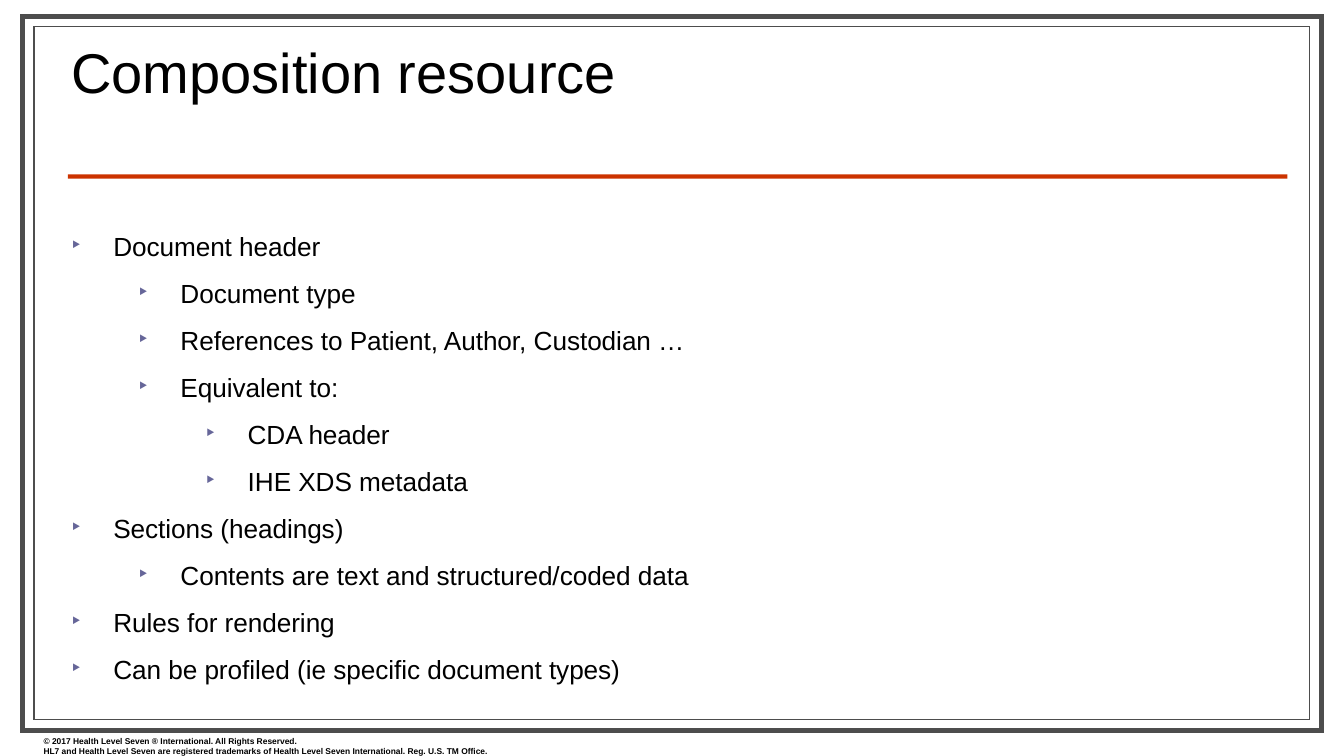
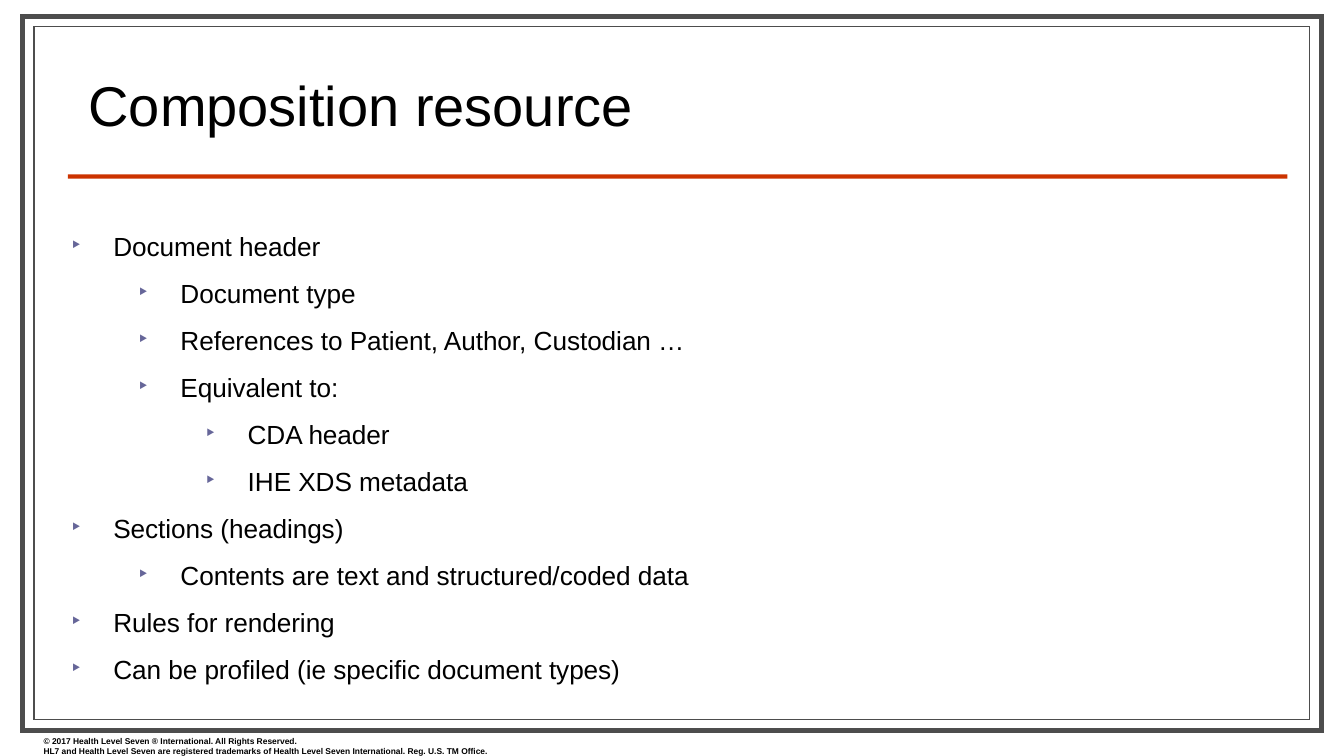
Before and after one commit to FHIR/documents, a slide deck: slide 52 of presentations/2018-01 Tutorials/Jan2018_FHIR for Clinicians.pptx (slide 54 before the commit). Drawn at 1344x756 pixels with LibreOffice and Linux fonts; fonts in the diff are those of the drawing; background and template pictures are left out. Boxes give left, top, right and bottom in pixels: in the first picture for what was removed or moved away, otherwise in the second. Text is boxed around its words. In the diff, an @@ line names an element or a change of style, - is before the commit and + after.

```diff
--- a/presentations/2018-01 Tutorials/Jan2018_FHIR for Clinicians.pptx
+++ b/presentations/2018-01 Tutorials/Jan2018_FHIR for Clinicians.pptx
@@ title "Composition resource": place and size @@
-title "Composition resource" at [71,52,616,103]
+title "Composition resource" at [88,85,633,136]
```
Also in this commit, not shown: 9 other slides changed, 3 slides added, 3 slides removed.
